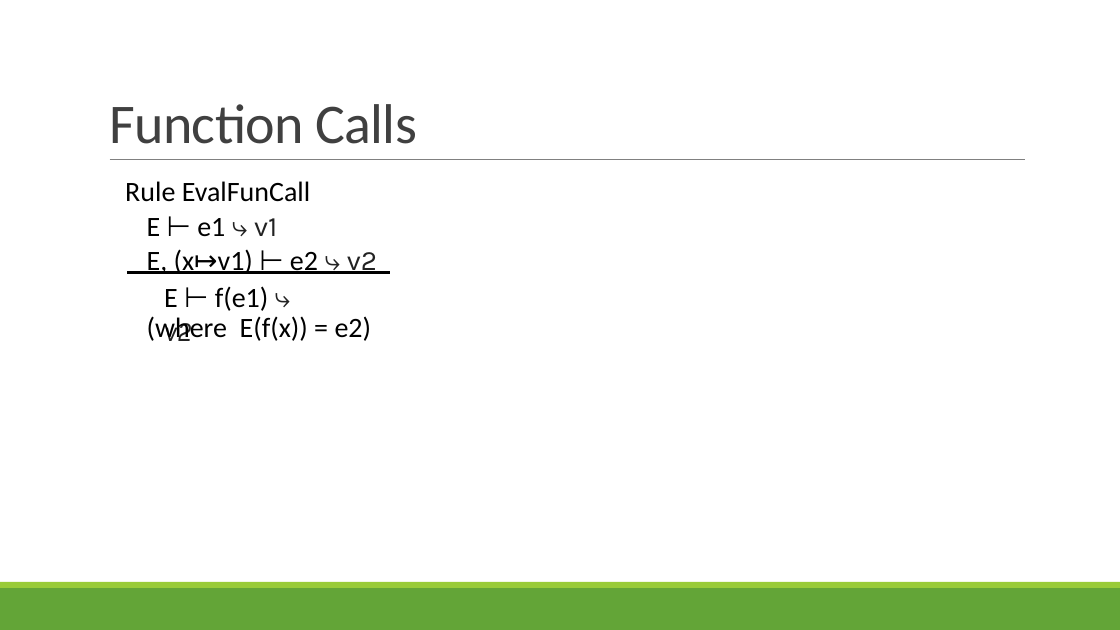
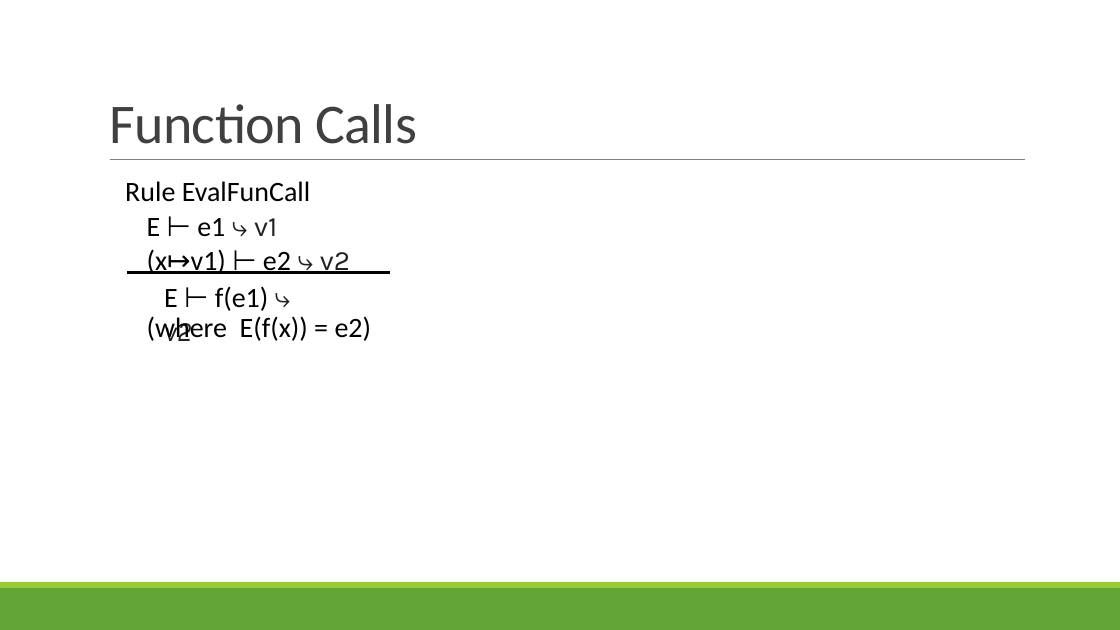
Before and after one commit to rbohrer/pl-course, a slide deck: slide 37 of LectureSlides/06OpSem.pptx. Drawn at 1120x630 pixels with LibreOffice and Linux fonts; fonts in the diff are those of the drawing. Boxes give left, top, right and bottom in pixels: in the first picture for what was removed or moved away, otherwise in the second. Text is boxed around its words. In the diff, an @@ line names an element or a change of style, - is before the commit and + after.

```diff
--- a/LectureSlides/06OpSem.pptx
+++ b/LectureSlides/06OpSem.pptx
@@ text at [147,218,350,274]: text changed @@
-E ⊢ e1 ⤷ v1
-E, (x↦v1) ⊢ e2 ⤷ v2
+E ⊢ e1 ⤷ v1
+(x↦v1) ⊢ e2 ⤷ v2
```
Also in this commit, not shown: 2 other slides changed.
